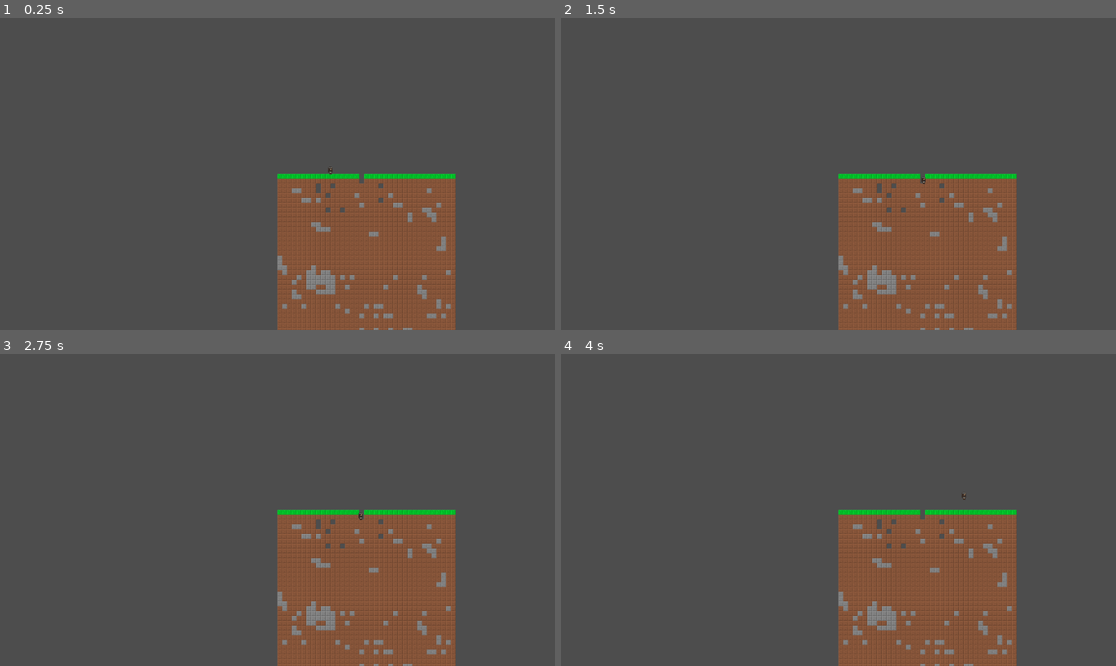
Above: before the commit, frames 1-4 (two rows, left to right).
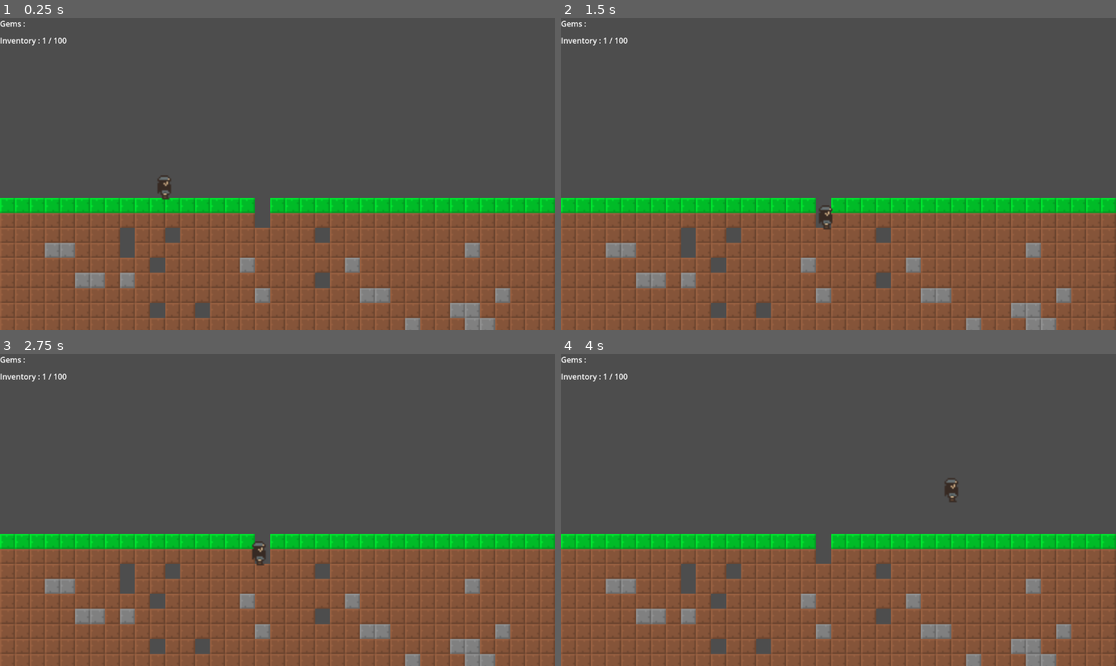
Above: after the commit, the same moments.

Repository: Belhage/King-in-the-Mountain
Game: Godot game, scene res://Scenes and Scripts/Main Scene/world.tscn
Same seed, same stepped clock (60 frames per second), same inputs: the game is played once before the commit and once after it.
Inputs:
- Up to frame 1 (0.25 s): no input
- Up to frame 2 (1.5 s): tap Enter at 0.5 s; hold D (Move Right) from 0.53 s (still down); tap W (Move Up) at 0.77 s
- Up to frame 3 (2.75 s): tap W (Move Up) at 1.52 s; release D (Move Right) at 2.03 s; hold A (Move Left) from 2.03 s (still down)
- Up to frame 4 (4 s): release A (Move Left) at 2.78 s; hold D (Move Right) from 2.78 s (still down); tap W (Move Up) at 3.02, 3.77 s

The runs differ from the first frame. In frame 1, 35% of the frame differs, in the area x 0-100%, y 0-100%; in frame 2, 35%; in frame 3, 35%; in frame 4, 35%.

Commit message:
world stuff

Diff:
--- a/Scenes and Scripts/Main Scene/world.gd
+++ b/Scenes and Scripts/Main Scene/world.gd
@@ -1 +1,6 @@
 extends Node2D
+var inventory : int = 0
+var inventory_max : int = 100
+
+var gold : int = 0
+var gems : int = 0
--- a/Scenes and Scripts/Main Scene/world.tscn
+++ b/Scenes and Scripts/Main Scene/world.tscn
@@ -8,11 +8,17 @@
 [node name="World" type="Node2D"]
 script = ExtResource("1_tices")
 
-[node name="World TileMap" parent="." instance=ExtResource("2_ponb5")]
-
 [node name="HUD" parent="." instance=ExtResource("3_tices")]
 
 [node name="Camera2D" type="Camera2D" parent="."]
+position = Vector2(0, -120)
+anchor_mode = 0
+zoom = Vector2(3.114, 3.114)
+limit_left = 0
+limit_top = -120
+limit_right = 370
+
+[node name="World TileMap" parent="." instance=ExtResource("2_ponb5")]
 
 [node name="Player Character" parent="." instance=ExtResource("1_lsnyi")]
 position = Vector2(110, -27)
--- a/Scenes and Scripts/Menus/hud.gd
+++ b/Scenes and Scripts/Menus/hud.gd
@@ -1 +1,4 @@
 extends CanvasLayer
+
+func _process(delta: float) -> void:
+	pass
--- a/Scenes and Scripts/Menus/hud.tscn
+++ b/Scenes and Scripts/Menus/hud.tscn
@@ -4,3 +4,17 @@
 
 [node name="HUD" type="CanvasLayer"]
 script = ExtResource("1_c4gd5")
+
+[node name="VSplitContainer" type="VSplitContainer" parent="."]
+offset_right = 38.0
+offset_bottom = 58.0
+
+[node name="Label" type="Label" parent="VSplitContainer"]
+layout_mode = 2
+text = "Gems :"
+
+[node name="Label2" type="Label" parent="VSplitContainer"]
+layout_mode = 2
+size_flags_horizontal = 0
+size_flags_vertical = 0
+text = "Inventory : 1 / 100"
